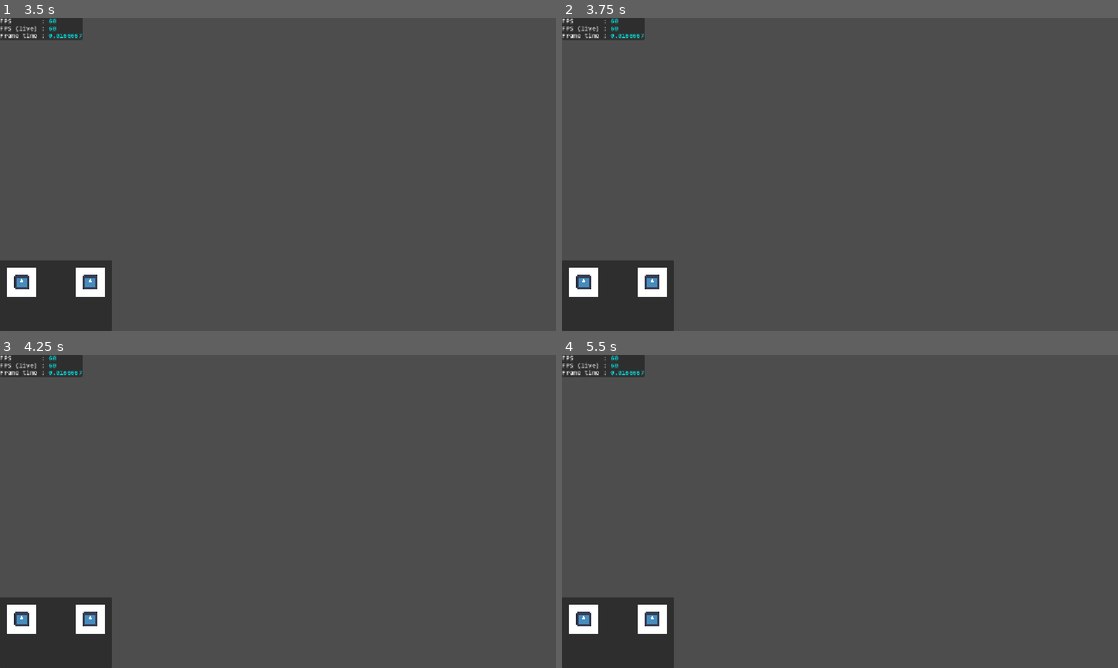
Above: before the commit, frames 1-4 (two rows, left to right).
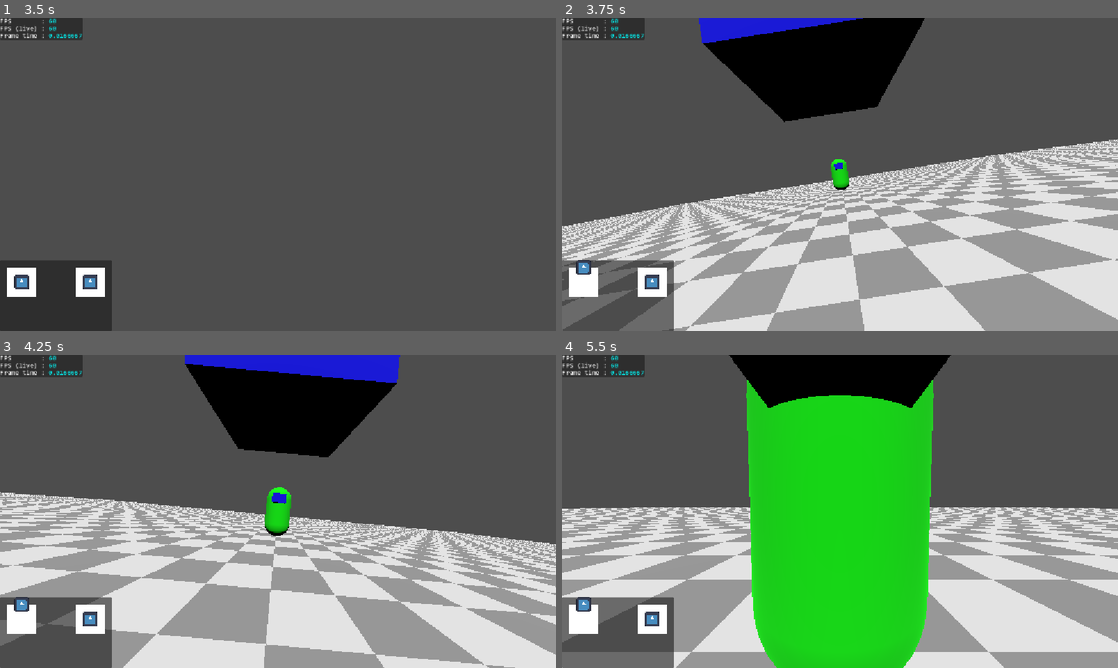
Above: after the commit, the same moments.

Repository: Slenderpi/ArcadeGame
Game: Godot game, scene res://core/main_scene/main_scene.tscn
Same seed, same stepped clock (60 frames per second), same inputs: the game is played once before the commit and once after it. The engine's default icon, where the game draws it, is replaced by a stand-in: a white triangle on a blue panel in a dark square.
Inputs (mouse positions are in pixels of both pictures, inside the frame that each line leads up to):
- Up to frame 1 (3.5 s): tap Enter at 0.5, 2 s; move the mouse to (305, 174) at 0.52 s; hold W (stick_left_north) from 0.53 s (still down); tap Y (insert_coin) at 0.6 s; click (305, 174) at 0.67 s; tap Space (trigger_left) at 1.25, 2.75 s; move the mouse to (250, 174) at 1.27 s; tap Q at 1.35 s; move the mouse to (289, 168) at 2.02 s; hold E 2.03-2.78 s; move the mouse to (272, 180) at 2.77 s; tap Ctrl at 2.85 s; click (272, 180) at 2.92 s
- Up to frame 2 (3.75 s): keep holding W (stick_left_north); tap Enter at 3.5 s; move the mouse to (878, 177) at 3.52 s; tap U at 3.6 s
- Up to frame 3 (4.25 s): keep holding W (stick_left_north)
- Up to frame 4 (5.5 s): keep holding W (stick_left_north); move the mouse to (795, 508) at 4.27 s; tap I at 4.35 s; move the mouse to (845, 511) at 5.02 s; tap O at 5.1 s; click (845, 511) at 5.17 s

Frame 1 is identical in both runs. In frame 2, 57% of the frame differs, in the area x 0-100%, y 0-100%; in frame 3, 57%; in frame 4, 67%.

Commit message:
Continued work

Diff:
--- /dev/null
+++ b/components/controllers/ai_controller_component.gd
@@ -0,0 +1,3 @@
+extends CharacterControllerComponent
+class_name AIControllerComponent
+# TODO
--- /dev/null
+++ b/components/controllers/dummy_controller_component.gd
@@ -0,0 +1,3 @@
+extends CharacterControllerComponent
+class_name DummyControllerComponent
+## Basically does nothing.
--- a/core/game_modes/multiplayer_game_mode.gd
+++ b/core/game_modes/multiplayer_game_mode.gd
@@ -17,5 +17,5 @@
 
 	_main_scene.spawn_mech(
 		_temp_mech_to_load, 1,
-		_temp_mech_to_load, _main_scene.multiplayer.get_peers()[0], 0
+		_temp_mech_to_load, 2
 	)
--- a/core/main_scene/main_scene.gd
+++ b/core/main_scene/main_scene.gd
@@ -116,7 +116,7 @@
 	)
 	NetworkManager.server_started.connect(func():
 		print_rich("[color=green]Server started! Gameplay can begin.")
-		# TODO
+		state = EMainSceneState.GAMEPLAY
 	)
 	NetworkManager.disconnected.connect(func():
 		print_rich("[color=orange]Peers have disconnected. Multiplayer should end.")
@@ -178,6 +178,7 @@
 	var peerIp : String = await NetworkManager.find_peer()
 	if peerIp.is_empty():
 		Debug.print_info("Matchmaking result: NetworkManager did not find an available peer. Entering Singleplayer mode!")
+		NetworkManager.start_singleplayer_server()
 	else:
 		Debug.print_info("Matchmaking result: NetworkManager found a peer! Peer ip: %s" % peerIp)
 		var serverIp : String = _choose_host_ip(peerIp)
@@ -203,6 +204,7 @@
 
 func _on_state_gameplay() -> void:
 	Debug.print_info("MainScene state: GAMEPLAY.")
+	game_mode = MultiplayerGameMode.new(self)
 	assert(game_mode != null, "MainScene entered GAMEPLAY but game_mode is null. Should be set in LOGIN state.")
 	if not multiplayer.is_server():
 		return
@@ -255,23 +257,25 @@
 ## so their peerId will always be 0.
 ## [br]
 ## [b]This function is server locked.[/b]
-func spawn_mech(mechScene0: PackedScene, controllerType0: int, mechScene1: PackedScene, peerId1: int, controllerType1: int) -> void:
+func spawn_mech(mechScene0: PackedScene, controllerType0: int, mechScene1: PackedScene, controllerType1: int) -> void:
 	if not multiplayer.is_server():
 		return
 	print("Spawning mechs")
 
 	var mech0 = mechScene0.instantiate() as MechCharacter
+	mech0.name = "1"
 	mech0.peer_id = 1
 	mech0.transform = active_stage.spawn_point_0.global_transform
 	mech0.controller_type = controllerType0
 
 	var mech1 = mechScene1.instantiate() as MechCharacter
-	mech1.peer_id = peerId1
+	mech1.name = str(NetworkManager.other_peer_id)
+	mech1.peer_id = NetworkManager.other_peer_id
 	mech1.transform = active_stage.spawn_point_1.global_transform
 	mech1.controller_type = controllerType1
 
-	_folder_entities.add_child(mech0)
-	_folder_entities.add_child(mech1)
+	_folder_entities.add_child(mech0, true)
+	_folder_entities.add_child(mech1, true)
 
 	# Call this function explicitly for the server.
 	# The spawned signal on the MultiplayerSpawner only calls it on the client.
--- a/entities/mech_characters/base_mech_character/mech_character.gd
+++ b/entities/mech_characters/base_mech_character/mech_character.gd
@@ -61,11 +61,12 @@
 		return
 	var cntrlr : CharacterControllerComponent = null
 	match controller_type:
+		0:
+			cntrlr = DummyControllerComponent.new()
 		1:
 			cntrlr = PlayerControllerComponent.new()
-		0, 2:
-			# TODO: DummyControllerComponent, AIControllerComponent
-			pass
+		2:
+			cntrlr = AIControllerComponent.new()
 	if cntrlr: # This if check is temp until the other controllers are created
 		cntrlr.mech_character = self
 		add_child(cntrlr)
--- a/globals/network_manager.gd
+++ b/globals/network_manager.gd
@@ -76,6 +76,7 @@
 var my_local_ips : Array[String] = []
 var my_ip : String
 var other_ip : String
+var other_peer_id : int
 
 ## How long to wait between unanswered CALLs.
 var call_retry_time : float = 1
@@ -112,8 +113,11 @@
 		Debug.print_error("Encountered an error when binding to UDP socket for discovery: %s" % error)
 		return
 	udp.set_broadcast_enabled(true)
-
+	print("UDP setup on port %d." % udp.get_local_port())
 	#state = ENetworkManagerState.CALLING
+	print_rich("[color=green]NetworkManager setup finished. Changing to IDLE state.\n\
+-----------------------------------------------------------------------------\
+\n")
 	state = ENetworkManagerState.IDLE
 
 
@@ -213,6 +217,16 @@
 	#_broadcast_call()
 
 
+func start_singleplayer_server() -> void:
+	Debug.print_info("NetworkManager.start_singleplayer_server() called.")
+	multiplayer.multiplayer_peer = OfflineMultiplayerPeer.new()
+	other_peer_id = 0
+	print_rich("[color=green]Server started successfully.")
+	can_versus = false
+	state = ENetworkManagerState.IDLE # TODO: what state should be next?
+	server_started.emit()
+
+
 func start_server(serverIp: String) -> void:
 	Debug.print_info("NetworkManager.start_server() called.")
 	if serverIp == my_ip:
@@ -307,6 +321,7 @@
 		Debug.print_error("Failed to create client. Error: %s" % error)
 		return
 	multiplayer.multiplayer_peer = peer
+	other_peer_id = peer.get_unique_id()
 	print_rich("[color=green]Client created and joined successfully.")
 	#state = ENetworkManagerState.CLIENT
 	can_versus = false
Not shown, added: components/controllers/ai_controller_component.gd.uid
Not shown, added: components/controllers/dummy_controller_component.gd.uid
Renamed: components/controllers/player_controller/player_controller_component.gd -> components/controllers/player_controller_component.gd
Renamed: components/controllers/player_controller/player_controller_component.gd.uid -> components/controllers/player_controller_component.gd.uid
